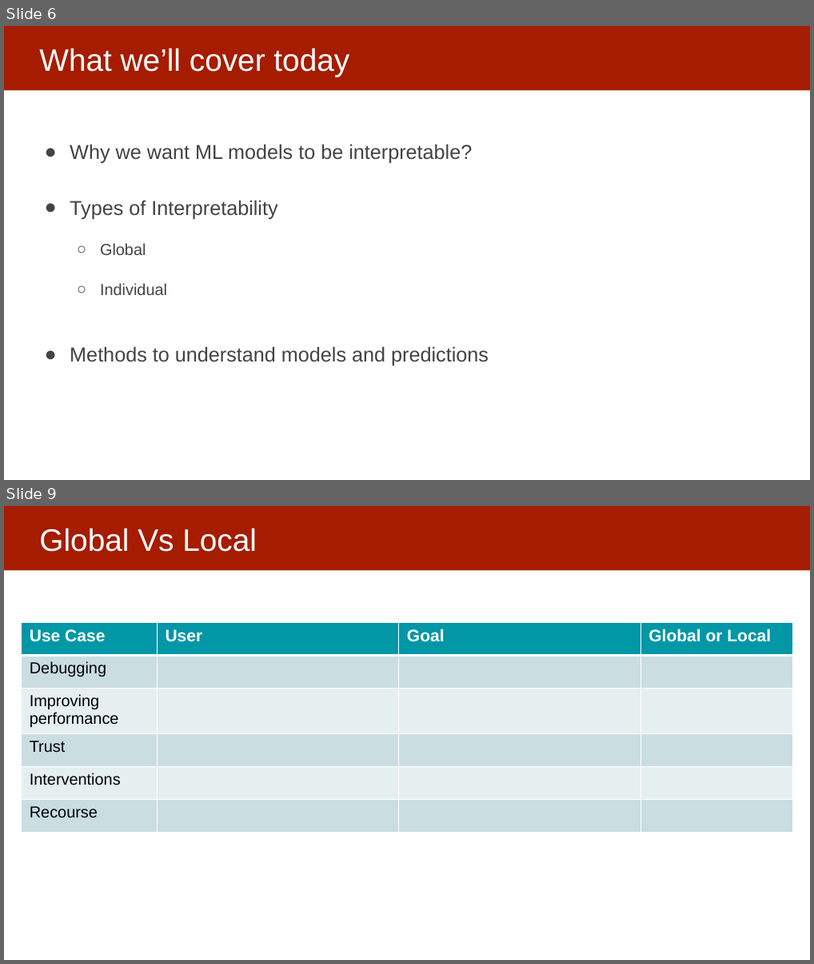
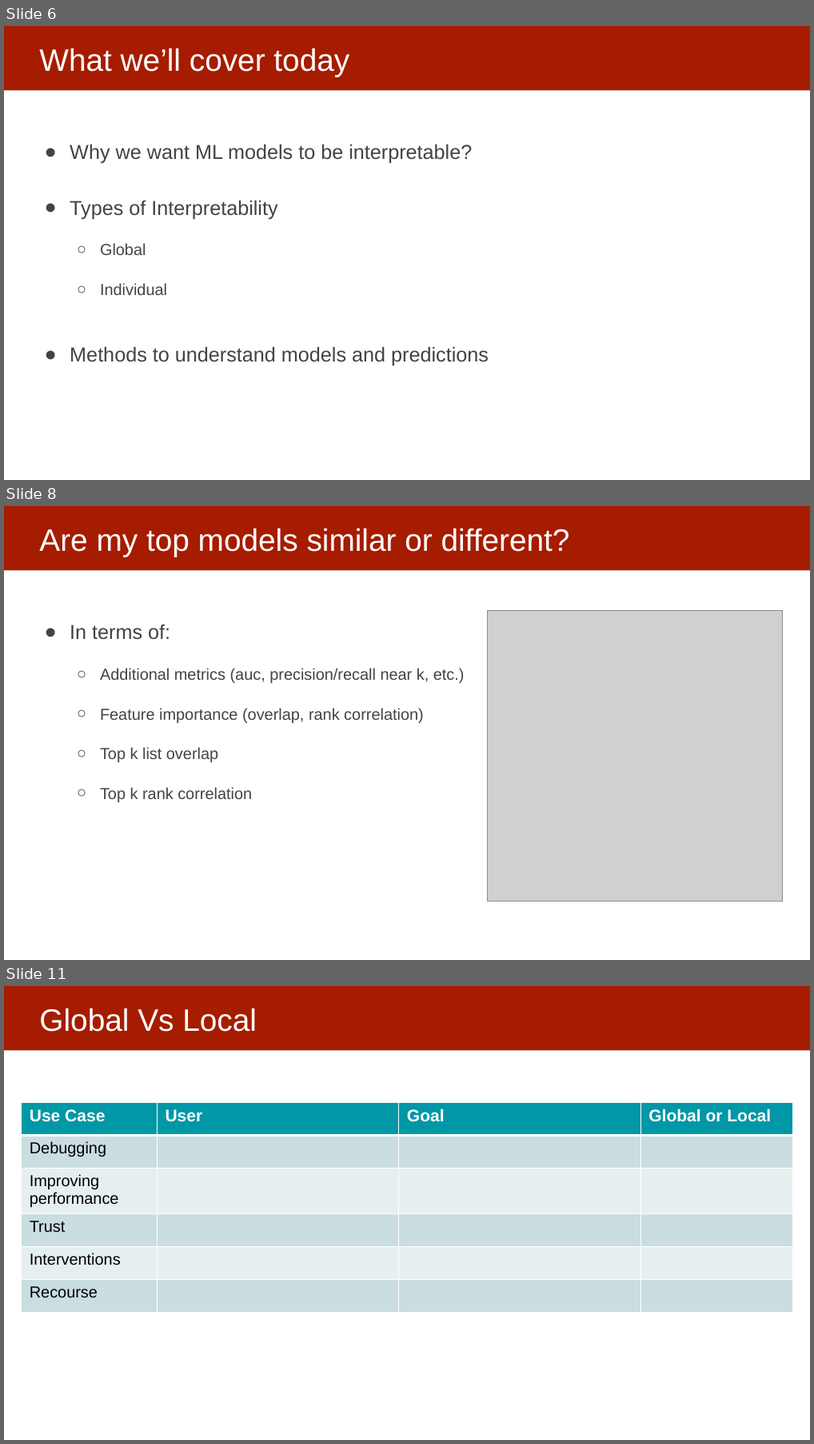
Before and after one commit to dssg/mlforpublicpolicylab, a slide deck: Lectures/16-interpretability-part-1.pptx. Shown one above the other, each under a label of ours: slides 6 and 9 before the commit, slides 6, 8 and 11 after it; the slides between them are not shown. The pictures are 814x964 and 814x1444 pixels, drawn with LibreOffice and Linux fonts; fonts in the diff are those of the drawing; grey boxes stand for pictures. Boxes give left, top, right and bottom in pixels: in the first picture for what was removed or moved away, otherwise in the second. Text is boxed around its words. In the diff, an @@ line names an element or a change of style, - is before the commit and + after.

```diff
--- a/Lectures/16-interpretability-part-1.pptx
+++ b/Lectures/16-interpretability-part-1.pptx
@@ slide 8 added at bbox=[4, 506, 810, 960], background #FFFFFF; not listed: 1 template element that a slide beside it also shows @@
@@ title added at bbox=[39, 528, 570, 556], 37 pt, text #FFFFFF @@
+Are my top models similar or different?
@@ text added at bbox=[70, 624, 465, 802], 19 pt, text #434343 @@
+● In terms of:
+  ○ Additional metrics (auc, precision/recall near k, etc.)
+  ○ Feature importance (overlap, rank correlation)
+  ○ Top k list overlap
+  ○ Top k rank correlation
@@ picture added at bbox=[487, 611, 783, 901] @@
@@ what was slide 9 is now slide 11 @@
```
Also in this commit, not shown: 6 slides changed, 2 other slides added, 1 slide removed.
